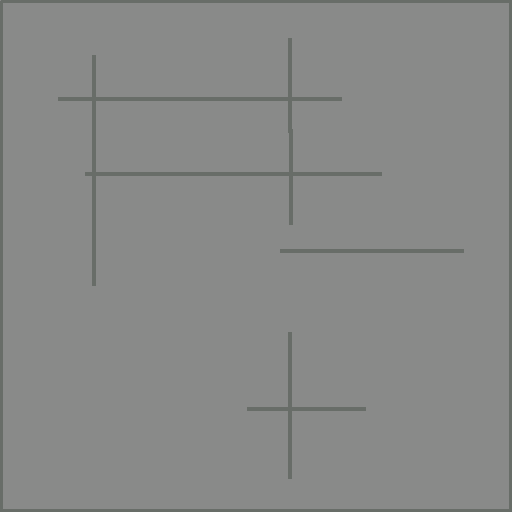
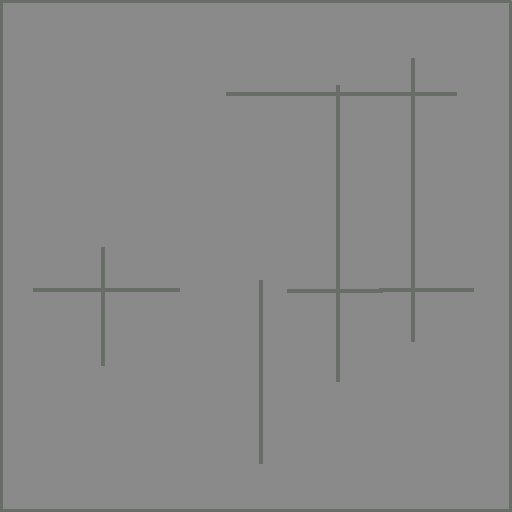
Comparing the layer stacks of the two 512 × 512 images. Changes:
painted on "Layer 2" over [0, 0, 512, 479]
